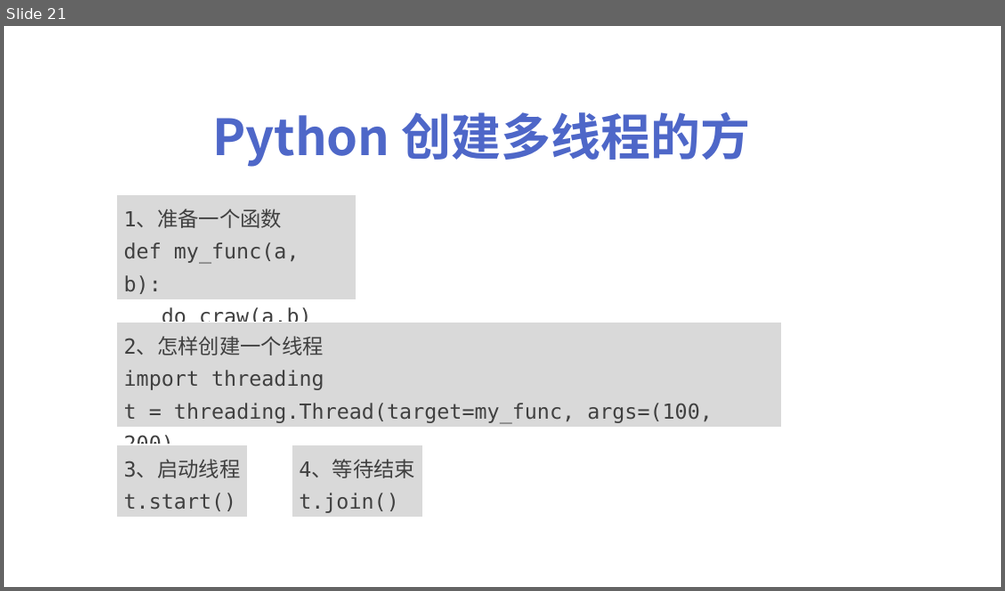
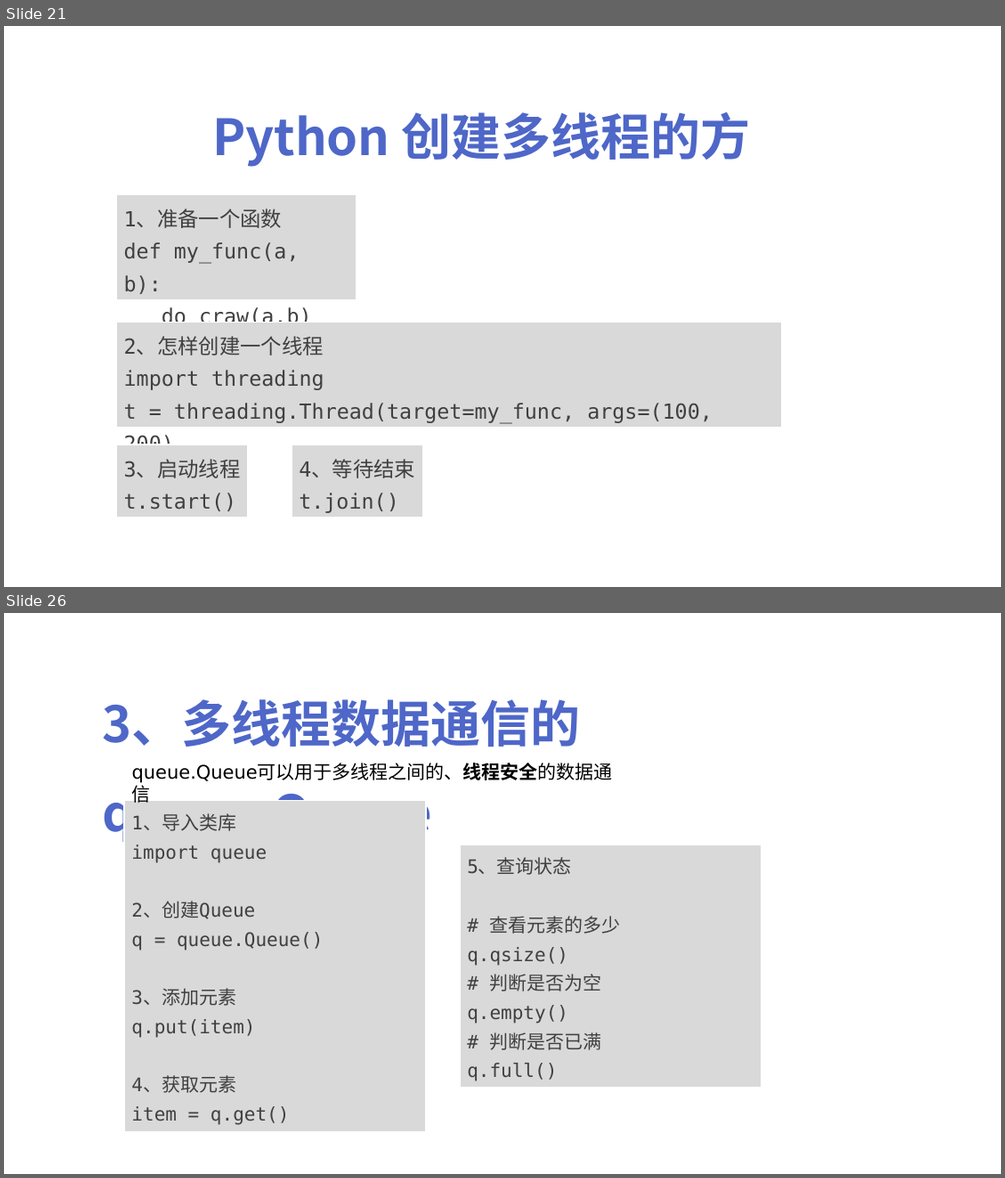
Before and after one commit to peiss/ant-learn-python-concurrent, a slide deck: Python并发编程简介.pptx. Shown one above the other, each under a label of ours: slide 21 before the commit, slides 21 and 26 after it; the slides between them are not shown. The pictures are 1005x591 and 1005x1178 pixels, drawn with LibreOffice and Linux fonts; fonts in the diff are those of the drawing. Boxes give left, top, right and bottom in pixels: in the first picture for what was removed or moved away, otherwise in the second. Text is boxed around its words. In the diff, an @@ line names an element or a change of style, - is before the commit and + after.

```diff
--- a/Python并发编程简介.pptx
+++ b/Python并发编程简介.pptx
@@ slide 26 added at <box>4,613,1001,1174</box>, background #FFFFFF @@
@@ text added at <box>103,699,581,842</box>, 48 pt, text #4E67C8, bold @@
+3、多线程数据通信的queue.Queue
@@ text added at <box>132,763,613,783</box>, 18 pt, text #000000 @@
+queue.Queue可以用于多线程之间的、线程安全的数据通信
@@ rectangle added at <box>124,801,426,1132</box>, fill #D9D9D9, outline #FFFFFF 1.5 pt, 18 pt, text #404040 @@
+1、导入类库
+import queue
+2、创建Queue
+q = queue.Queue()
+3、添加元素
+q.put(item)
+4、获取元素
+item = q.get()
@@ rectangle added at <box>461,844,761,1088</box>, fill #D9D9D9, outline #FFFFFF 1.5 pt, 18 pt, text #404040 @@
+5、查询状态
+# 查看元素的多少
+q.qsize()
+# 判断是否为空
+q.empty()
+# 判断是否已满
+q.full()
```
Also in this commit, not shown: 4 other slides added, 4 other files.
